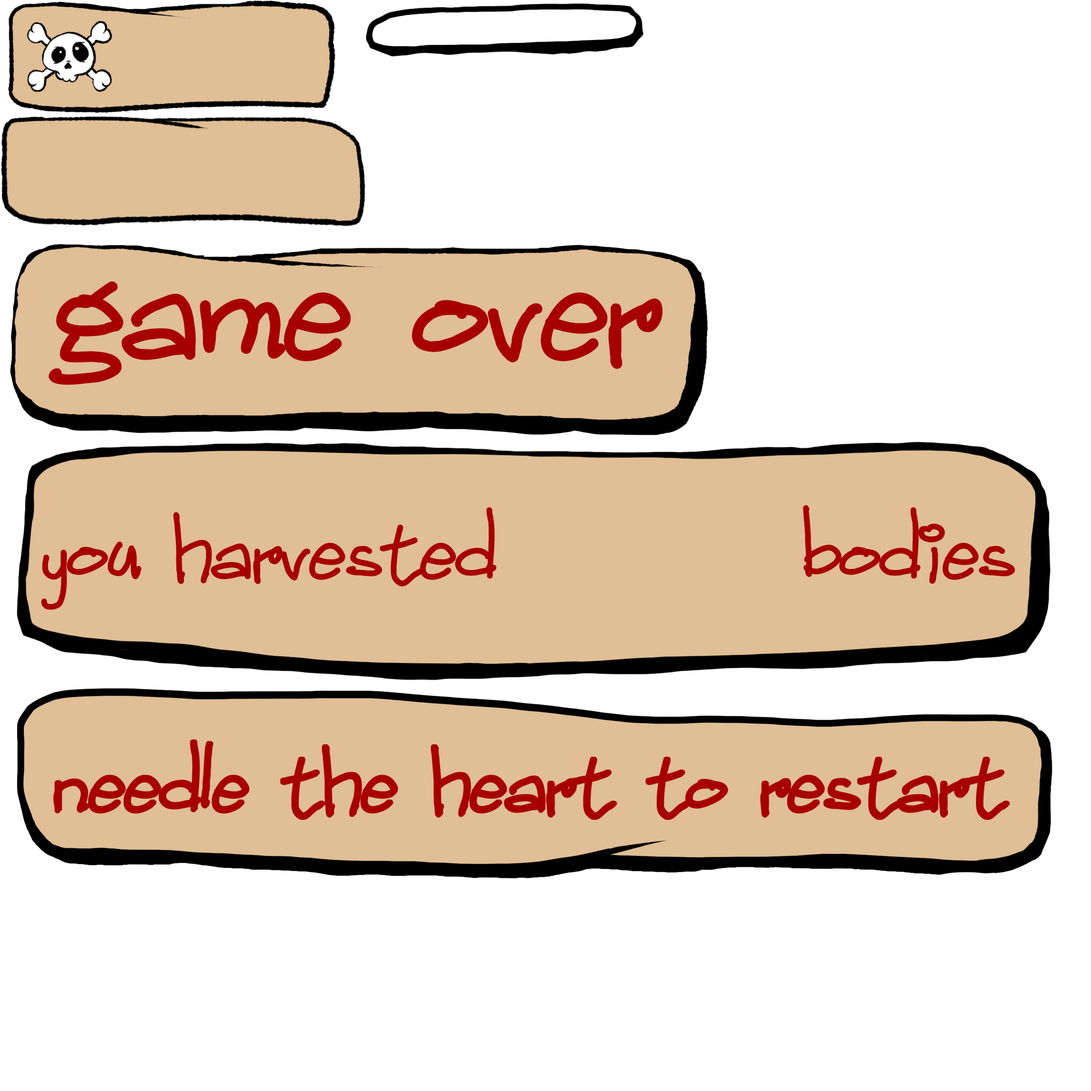
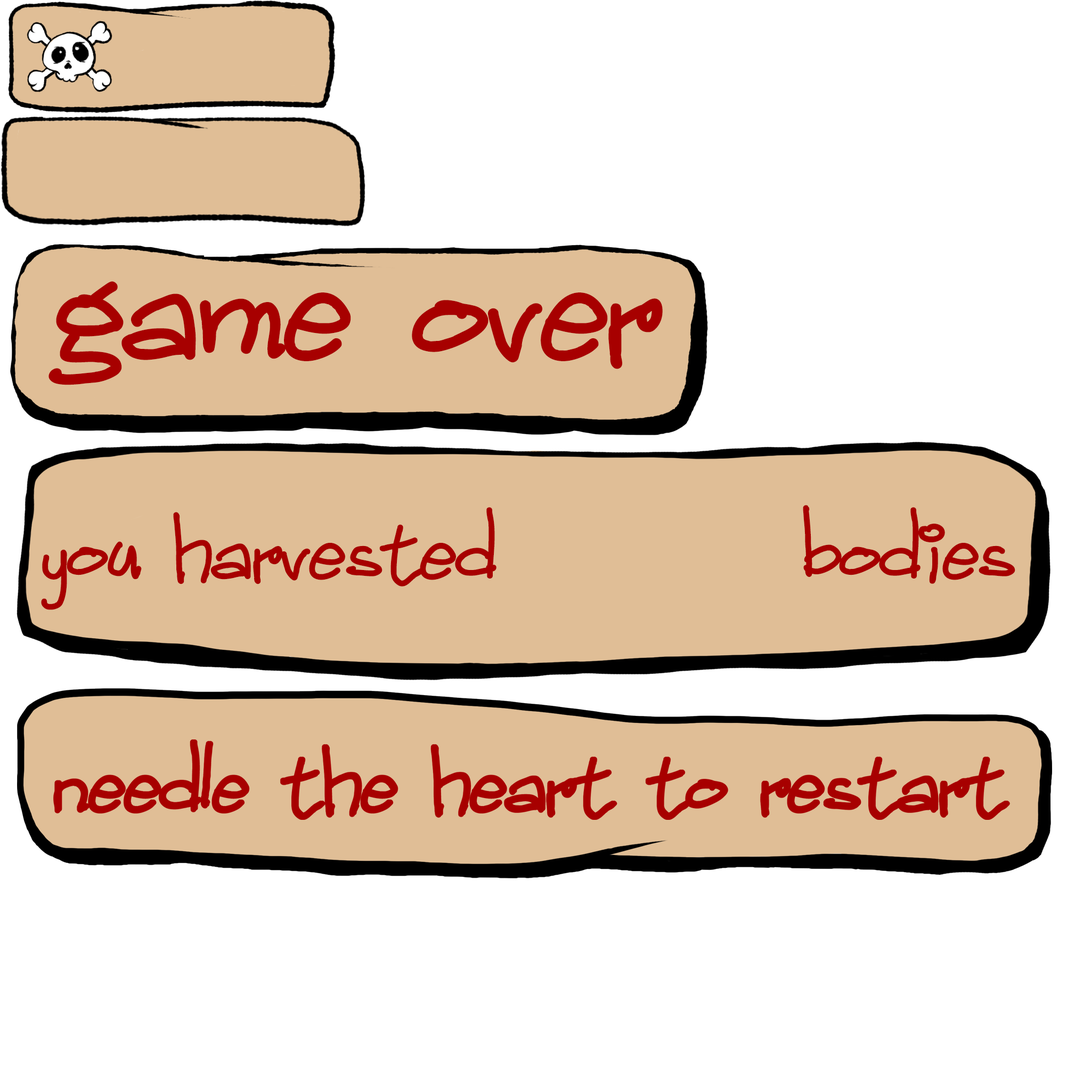
Revision of a layered 1091×1091 image; what changed, layer by layer:
painted on "Calque 8" over [365, 3, 644, 58]
